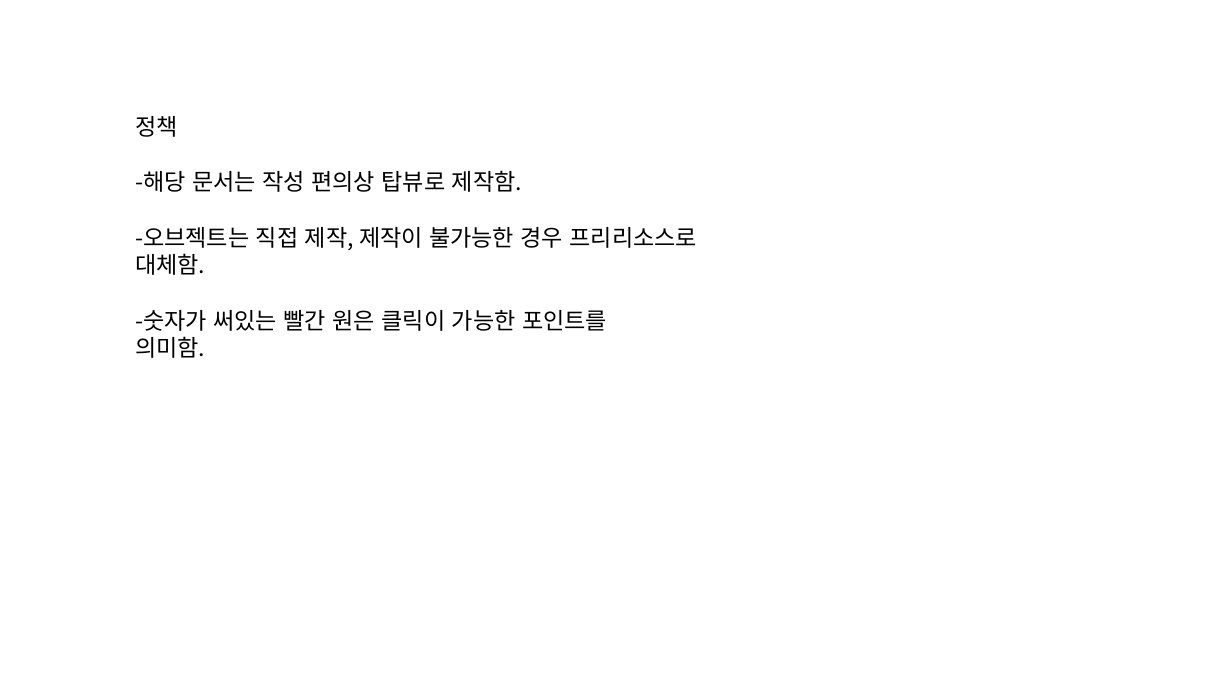
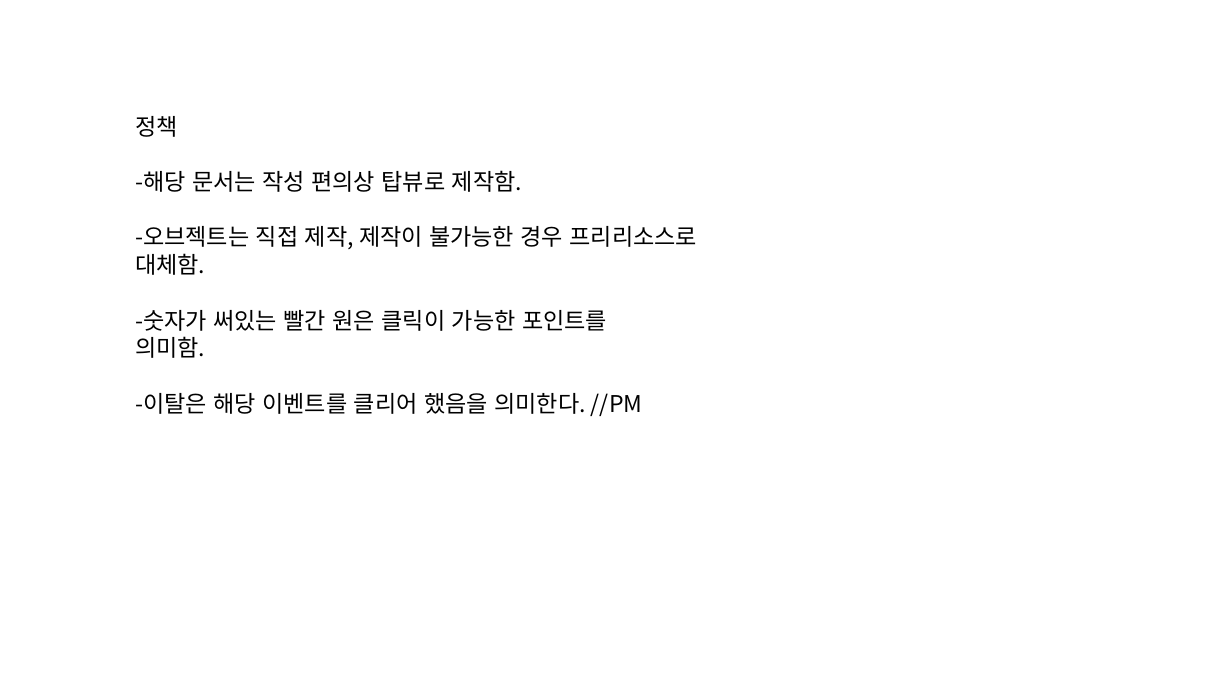
Before and after one commit to Velosis/RevoltDay, a slide deck: slide 1 of 리볼트데이_이슈_추리모드_레벨디자인 문서.pptx. Drawn at 1232x693 pixels with LibreOffice and Linux fonts; fonts in the diff are those of the drawing. Boxes give left, top, right and bottom in pixels: in the first picture for what was removed or moved away, otherwise in the second. Text is boxed around its words. In the diff, an @@ line names an element or a change of style, - is before the commit and + after.

```diff
--- a/리볼트데이_이슈_추리모드_레벨디자인 문서.pptx
+++ b/리볼트데이_이슈_추리모드_레벨디자인 문서.pptx
@@ text at (x1=135, y1=393, x2=642, y2=416): paragraph added @@
+-이탈은 해당 이벤트를 클리어 했음을 의미한다. //PM
```
